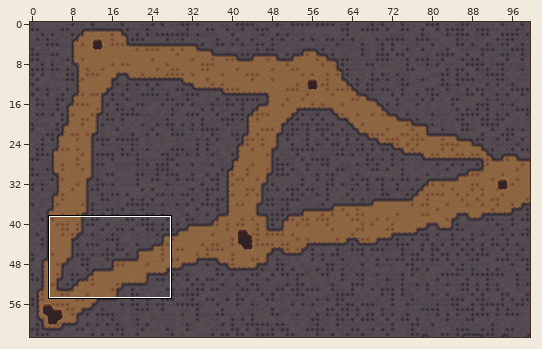
Tiled map: assets/maps/underground.tmx. The first picture is a wide view before the edit; the outline marks the close-up.
Close-up. As it was:
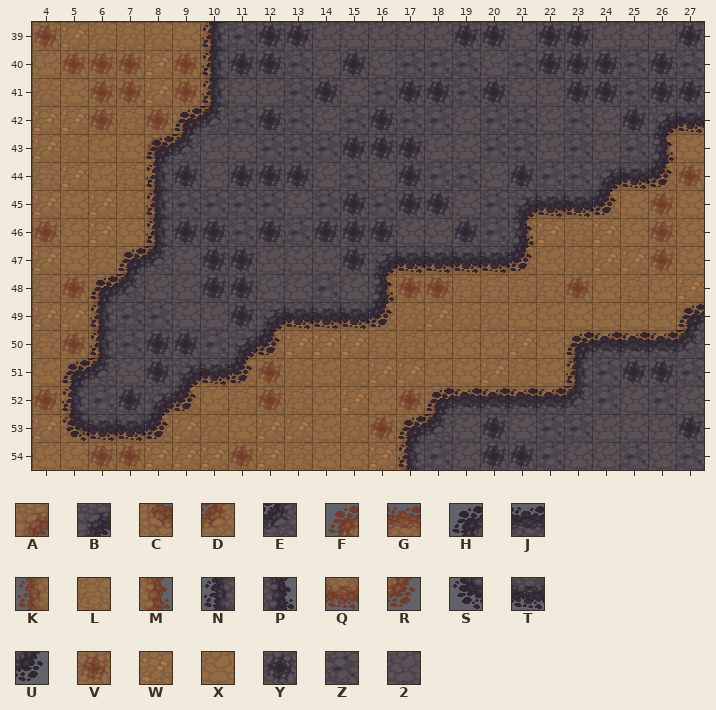
Cells are 32x32 px. Shown: x 4..27, y 39..54. The commit also changed other parts of the map, which this record leaves out.
Key: from "Terrain": A 4, B 13, C 36, D 37, E 46, F 67, G 68, H 76, J 77, K 99, L 100, M 101, N 108, P 110, Q 132, R 133, S 140, T 141, U 142, V 163, W 164, X 165, Y 172, Z 173, 2 174.
_ is an empty cell, # one hidden under a higher layer.
Layer "road" before, first column x 4:
39 VWLLLXM_________________
40 XVVVWVM_________________
41 LXVVWVM_________________
42 WWVLVAR_______________FG
43 WLXXVM________________KX
44 LWXLA#______________FGDV
45 WXWLM____________FGGDXVX
46 VXWXM____________KWLWXVX
47 WXLAR_______FGGGGDXLWWVX
48 LVAR________KVVLLLLVXLXW
49 WWM_____FGGGDLWLLXXXXXXA
50 LVM___#GDWWWLLXXXWXAQQQR
51 XLM__FDWVLXLWWXXWLXM____
52 VA#_FDXLVLXWXVAQQQQR____
53 WCGGDWLXWWXLVAR_________
54 XXVVWWWVWLXXWM__________
Layer "dirt" before, first column x 4:
39 ______NZYY22222YY2YY222Y
40 ______NYYZ2Y2ZZZ2ZYYYZYZ
41 ______N22ZY2ZYYZY22YYZYY
42 _____HEZYZ2ZYZZ2ZZ2Z2YBT
43 ____HE22ZZZYYY22ZZ2Z2ZP_
44 ____NY2YYY2Z2YZZ2YZZBTU_
45 ____NZZZZ2ZYZYY2ZBTTU___
46 ____NYYZYZYYY22YZP______
47 ___HE2YY222YBTTTTU______
48 __HE22YY22Z2P___________
49 __NZZ22YBTTTU__________H
50 __NZYYZBU__________HJJJE
51 _HE2YBTU___________NZYYZ
52 _NZYBU________HJJJJEZ2Z2
53 _STTU________HE2Y2ZZ222Y
54 _____________NZ2YYZ22Z2Z
After the commit:
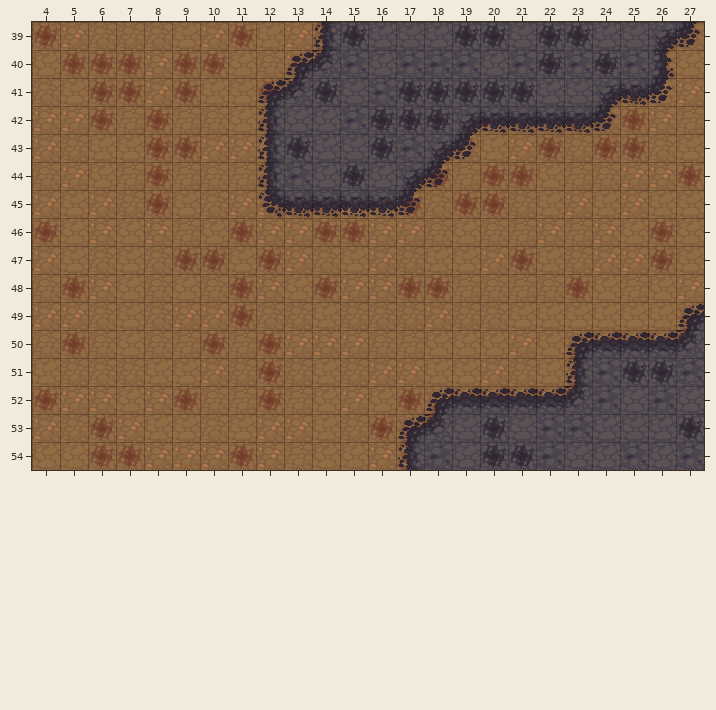
Difference:
Changed rows in their new state; . is an unchanged cell.
Layer "road":
first column x 5:
39 .....WVXWM...........DW
40 .....VXLWM...........WX
41 .....XXVX..........XVXW
42 ....LLXL......FDWWVWVWL
43 ....VWWX.....GDXWVLVVL.
44 ...VLLLW....DVLVVXLLWW.
45 ...VXLWWWWXXVLVVLXWXWX.
46 ...WLXVWWVVWWLXLL......
47 ..XLVVXVWLXWLXXWV......
48 .WXLXLVWXVWW...........
49 .LXLWWVLLXLL...........
50 .LXLLVLV...............
51 .LLXXWL................
52 WWXWV..................
53 LVWXX..................
Layer "dirt":
first column x 5:
39 .....____NY..........BU
40 .....___HEZ.......Z..P_
41 .....__HE.....Y.Y.2BTU_
42 ....___N2...YYBTTTTU___
43 ...____NY22.ZBU_______.
44 ...____NZ.Y.BU________.
45 ...____STTTTU_______...
46 ...______________......
47 .._______________......
48 .___________...........
49 .___________...........
50 ._______...............
51 _______................
52 _____..................
53 ____...................
